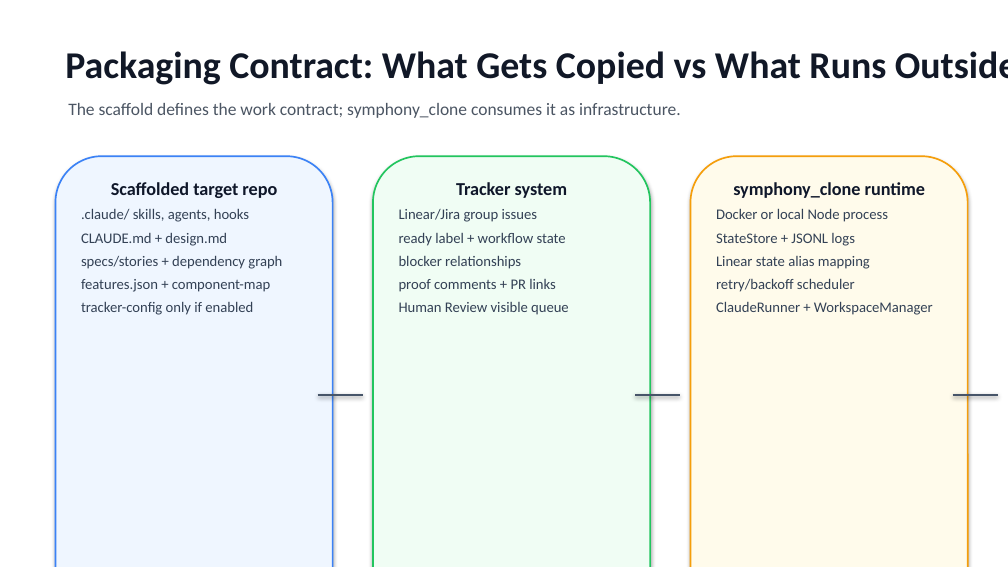
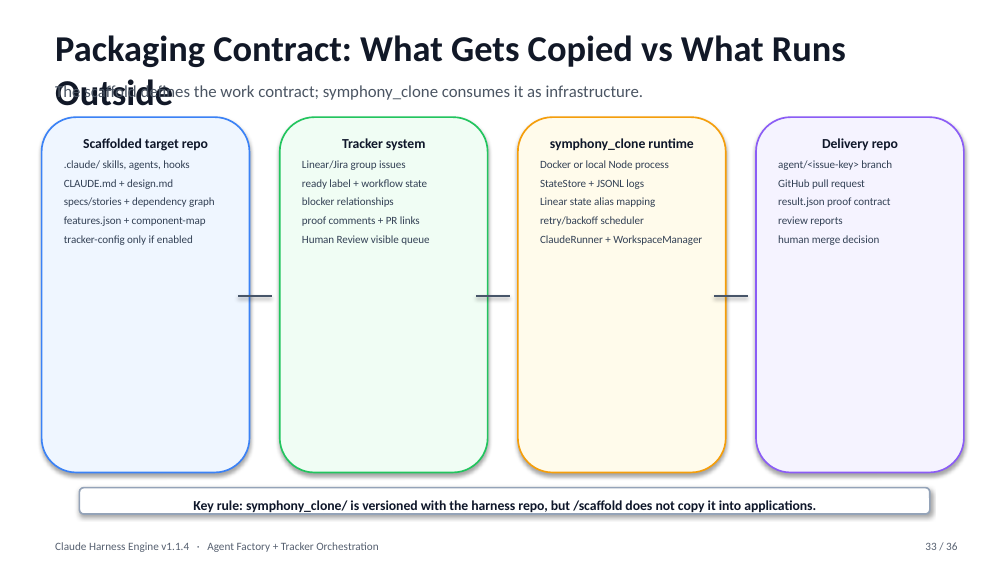
Before and after one commit to cwijayasundara/claude_harness_eng_v6, a slide deck: slide 33 of Claude_Harness_Engine_Design.pptx. Drawn at 1008x567 pixels with LibreOffice and Linux fonts; fonts in the diff are those of the drawing. Boxes give left, top, right and bottom in pixels: in the first picture for what was removed or moved away, otherwise in the second. Text is boxed around its words. In the diff, an @@ line names an element or a change of style, - is before the commit and + after.

```diff
--- a/Claude_Harness_Engine_Design.pptx
+++ b/Claude_Harness_Engine_Design.pptx
@@ text "Packaging Contract: What Gets Copied ...": place and size @@
-text "Packaging Contract: What Gets Copied ..." at bbox=[65, 51, 1008, 85]
+text "Packaging Contract: What Gets Copied ..." at bbox=[55, 35, 846, 106]
@@ text "Packaging Contract: What Gets Copied ..." at bbox=[55, 35, 846, 106]: size 27 to 26 pt @@
@@ text "The scaffold defines the work ...": place and size @@
-text "The scaffold defines the work ..." at bbox=[68, 103, 681, 118]
+text "The scaffold defines the work ..." at bbox=[55, 83, 644, 101]
@@ text "The scaffold defines the work ..." at bbox=[55, 83, 644, 101]: size 12.5 to 12 pt @@
@@ rounded rectangle "Scaffolded target repo": place and size @@
-rounded rectangle "Scaffolded target repo" at bbox=[55, 156, 333, 567]
+rounded rectangle "Scaffolded target repo" at bbox=[41, 117, 249, 472]
@@ rounded rectangle "Scaffolded target repo" at bbox=[41, 117, 249, 472]: size 13 to 9.8 pt in "Scaffolded target repo"; size 10.5 to 7.9 pt in ".claude/ skills, agents, hooks", "CLAUDE.md + design.md", "specs/stories + dependency graph", "features.json + component-map" and 1 more places @@
@@ rounded rectangle "Tracker system": place and size @@
-rounded rectangle "Tracker system" at bbox=[373, 156, 650, 567]
+rounded rectangle "Tracker system" at bbox=[279, 117, 487, 472]
@@ rounded rectangle "Tracker system" at bbox=[279, 117, 487, 472]: size 13 to 9.8 pt in "Tracker system"; size 10.5 to 7.9 pt in "Linear/Jira group issues", "ready label + workflow state", "blocker relationships", "proof comments + PR links" and 1 more places @@
@@ rounded rectangle "symphony_clone runtime": place and size @@
-rounded rectangle "symphony_clone runtime" at bbox=[690, 156, 968, 567]
+rounded rectangle "symphony_clone runtime" at bbox=[518, 117, 726, 472]
@@ rounded rectangle "symphony_clone runtime" at bbox=[518, 117, 726, 472]: size 13 to 9.8 pt in "symphony_clone runtime"; size 10.5 to 7.9 pt in "Docker or local Node process", "StateStore + JSONL logs", "Linear state alias mapping", "retry/backoff scheduler" and 1 more places @@
@@ rounded rectangle added at bbox=[756, 117, 964, 472], fill #F5F3FF, outline #8B5CF6 1.2 pt, 7.9 pt, text #334155 @@
+Delivery repo
+agent/<issue-key> branch
+GitHub pull request
+result.json proof contract
+review reports
+human merge decision
@@ line moved from (318, 395) - (363, 395) to (238, 296) - (272, 296) @@
@@ line moved from (635, 395) - (680, 395) to (476, 296) - (510, 296) @@
@@ line moved from (953, 395) - (998, 395) to (715, 296) - (748, 296) @@
@@ rounded rectangle added at bbox=[80, 488, 930, 514], fill #FFFFFF, outline #94A3B8 1.2 pt, 9.8 pt, text #0F172A, bold @@
+Key rule: symphony_clone/ is versioned with the harness repo, but /scaffold does not copy it into applications.
@@ text added at bbox=[55, 542, 378, 552], 8 pt, text #566070 @@
+Claude Harness Engine v1.1.4 · Agent Factory + Tracker Orchestration
@@ text added at bbox=[925, 542, 957, 550], 8 pt, text #566070 @@
+33 / 36
```
Also in this commit, not shown: 8 other slides changed, 4 other files.
